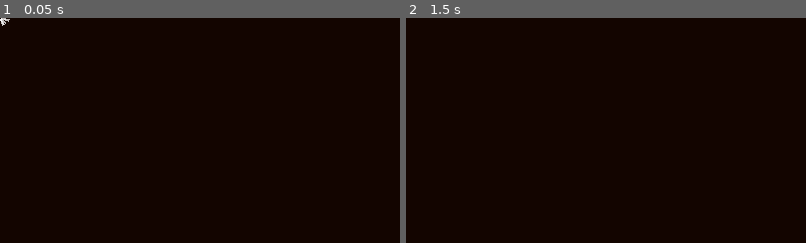
Above: before the commit, frames 1-2 (left to right).
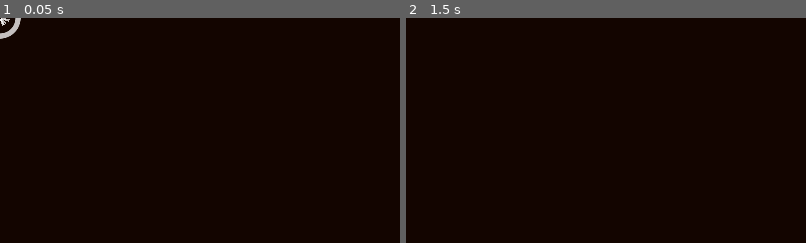
Above: after the commit, the same moments.

Repository: GameDrivenDesign/punk-wolf
Game: Godot game, scene res://projectiles/particles_ship_explodes.tscn
The game is run twice, just before and just after one commit, with the same random seed, the same clock (stepped at 60 frames per second) and the same inputs. This scene is started directly instead of the project's main scene. Sound files missing from this copy of the repository are replaced by a short silence.
Inputs:
- Up to frame 1 (0.05 s): no input
- Up to frame 2 (1.5 s): tap Enter at 0.5 s; hold Right (ui_right) 0.53-1.28 s; tap E (shield_blue) at 0.6 s; tap Space at 1.25 s; hold Left (ui_left) from 1.28 s (still down); tap Q (shield_red) at 1.35 s
The pictures show only the part of the screen within x 0-50%, y 0-50%; the shares and areas given below are measured in that part.

The runs differ from the first frame. In frame 1, 0.2% of the frame differs, in the area x 0-6%, y 0-10%; in frame 2, nothing differs.

Commit message:
add shockwave when ships explode

Diff:
--- a/projectiles/particles_ship_explodes.tscn
+++ b/projectiles/particles_ship_explodes.tscn
@@ -1,7 +1,8 @@
-[gd_scene load_steps=6 format=2]
+[gd_scene load_steps=8 format=2]
 
 [ext_resource path="res://particle_line.svg" type="Texture" id=1]
 [ext_resource path="res://sounds/enemy_destruction.wav" type="AudioStream" id=2]
+[ext_resource path="res://projectiles/wave.svg" type="Texture" id=3]
 
 [sub_resource type="Gradient" id=1]
 offsets = PoolRealArray( 0, 0.346386, 1 )
@@ -22,6 +23,33 @@
 orbit_velocity_random = 0.0
 scale = 3.0
 color_ramp = SubResource( 2 )
+
+[sub_resource type="Animation" id=4]
+resource_name = "wave"
+tracks/0/type = "value"
+tracks/0/path = NodePath("wave:scale")
+tracks/0/interp = 1
+tracks/0/loop_wrap = true
+tracks/0/imported = false
+tracks/0/enabled = true
+tracks/0/keys = {
+"times": PoolRealArray( 0, 0.2 ),
+"transitions": PoolRealArray( 1, 1 ),
+"update": 0,
+"values": [ Vector2( 0.1, 0.1 ), Vector2( 3, 3 ) ]
+}
+tracks/1/type = "value"
+tracks/1/path = NodePath("wave:modulate")
+tracks/1/interp = 1
+tracks/1/loop_wrap = true
+tracks/1/imported = false
+tracks/1/enabled = true
+tracks/1/keys = {
+"times": PoolRealArray( 0, 0.2 ),
+"transitions": PoolRealArray( 1, 1 ),
+"update": 0,
+"values": [ Color( 1, 1, 1, 1 ), Color( 1, 1, 1, 0 ) ]
+}
 
 [node name="particles_ship_explodes" type="Node2D"]
 
@@ -45,4 +73,12 @@
 volume_db = 8.078
 autoplay = true
 bus = "SFX"
+
+[node name="wave" type="Sprite" parent="."]
+scale = Vector2( 0.1, 0.1 )
+texture = ExtResource( 3 )
+
+[node name="AnimationPlayer" type="AnimationPlayer" parent="."]
+anims/wave = SubResource( 4 )
+[connection signal="ready" from="." to="AnimationPlayer" method="play" flags=6 binds= [ "wave" ]]
 [connection signal="timeout" from="Timer" to="." method="queue_free"]
--- /dev/null
+++ b/projectiles/wave.svg
@@ -0,0 +1,60 @@
+<?xml version="1.0" encoding="UTF-8" standalone="no"?>
+<svg
+   xmlns:dc="http://purl.org/dc/elements/1.1/"
+   xmlns:cc="http://creativecommons.org/ns#"
+   xmlns:rdf="http://www.w3.org/1999/02/22-rdf-syntax-ns#"
+   xmlns:svg="http://www.w3.org/2000/svg"
+   xmlns="http://www.w3.org/2000/svg"
+   xmlns:sodipodi="http://sodipodi.sourceforge.net/DTD/sodipodi-0.dtd"
+   xmlns:inkscape="http://www.inkscape.org/namespaces/inkscape"
+   width="26.458332mm"
+   height="26.458332mm"
+   viewBox="0 0 26.458332 26.458332"
+   version="1.1"
+   id="svg8"
+   inkscape:version="1.0.1 (3bc2e813f5, 2020-09-07)"
+   sodipodi:docname="wave.svg">
+  <defs
+     id="defs2" />
+  <sodipodi:namedview
+     id="base"
+     pagecolor="#3f3f3f"
+     bordercolor="#666666"
+     borderopacity="1.0"
+     inkscape:pageopacity="0"
+     inkscape:pageshadow="2"
+     inkscape:zoom="2.8"
+     inkscape:cx="76.713983"
+     inkscape:cy="53.168015"
+     inkscape:document-units="mm"
+     inkscape:current-layer="layer1"
+     inkscape:document-rotation="0"
+     showgrid="false"
+     inkscape:window-width="1920"
+     inkscape:window-height="1016"
+     inkscape:window-x="1920"
+     inkscape:window-y="27"
+     inkscape:window-maximized="1" />
+  <metadata
+     id="metadata5">
+    <rdf:RDF>
+      <cc:Work
+         rdf:about="">
+        <dc:format>image/svg+xml</dc:format>
+        <dc:type
+           rdf:resource="http://purl.org/dc/dcmitype/StillImage" />
+        <dc:title></dc:title>
+      </cc:Work>
+    </rdf:RDF>
+  </metadata>
+  <g
+     inkscape:label="Layer 1"
+     inkscape:groupmode="layer"
+     id="layer1"
+     transform="translate(-19.656681,-66.243501)">
+    <path
+       id="path835"
+       style="fill:#ffffff;fill-opacity:1;stroke-width:0.338076;paint-order:markers stroke fill"
+       d="M 32.885848,66.243501 A 13.229203,13.229112 0 0 0 19.656681,79.472757 13.229203,13.229112 0 0 0 32.885848,92.701834 13.229203,13.229112 0 0 0 46.115014,79.472757 13.229203,13.229112 0 0 0 32.885848,66.243501 Z m 0,3.334646 a 9.8945936,9.8945258 0 0 1 9.894498,9.89461 9.8945936,9.8945258 0 0 1 -9.894498,9.89443 9.8945936,9.8945258 0 0 1 -9.894679,-9.89443 9.8945936,9.8945258 0 0 1 9.894679,-9.89461 z" />
+  </g>
+</svg>
Not shown, added: projectiles/wave.svg.import
